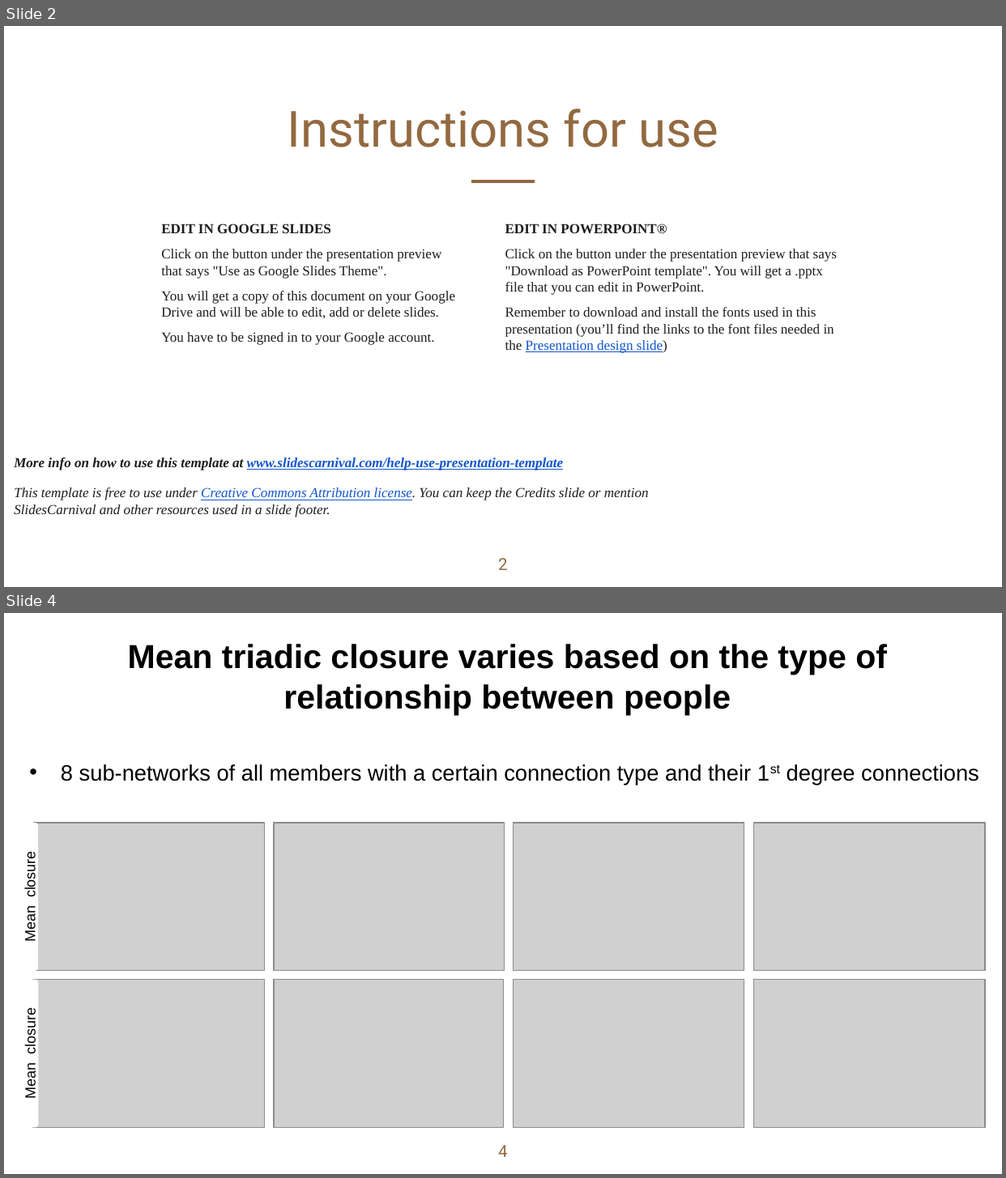
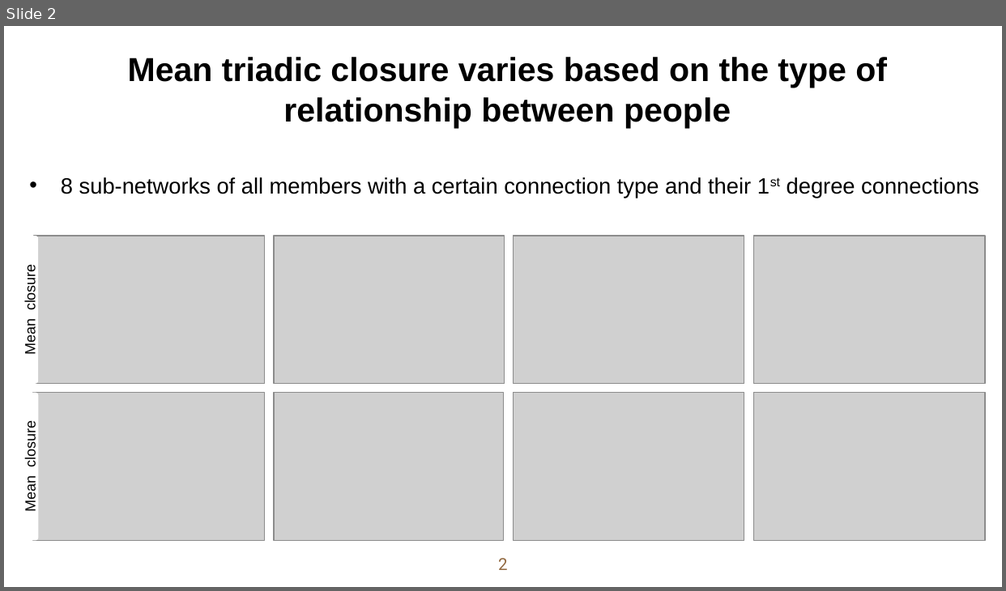
Before and after one commit to alex-luwenhui/MSBA-Team6-BaconProject, a slide deck: Mira slides.pptx. Shown one above the other, each under a label of ours: slides 2 and 4 before the commit, slide 2 after it; the slides between them are not shown. The pictures are 1006x1178 and 1006x591 pixels, drawn with LibreOffice and Linux fonts; fonts in the diff are those of the drawing; grey boxes stand for pictures; background and template pictures are left out. Boxes give left, top, right and bottom in pixels: in the first picture for what was removed or moved away, otherwise in the second. Text is boxed around its words. In the diff, an @@ line names an element or a change of style, - is before the commit and + after.

```diff
--- a/Mira slides.pptx
+++ b/Mira slides.pptx
@@ slide 2 removed at [4,26,1002,587], background picture (left out) @@
@@ title removed at [288,109,718,148] @@
-Instructions for use
@@ line removed from (471, 182) to (535, 182) @@
@@ text removed at [161,224,455,345] @@
-EDIT IN GOOGLE SLIDES
-Click on the button under the presentation preview that says "Use as Google Slides Theme".
-You will get a copy of this document on your Google Drive and will be able to edit, add or delete slides.
-You have to be signed in to your Google account.
@@ text removed at [505,224,837,353] @@
-EDIT IN POWERPOINT®
-Click on the button under the presentation preview that says "Download as PowerPoint template". You will get a .pptx file that you can edit in PowerPoint.
-Remember to download and install the fonts used in this presentation (you’ll find the links to the font files needed in the Presentation design slide)
@@ text removed at [14,458,649,518] @@
-More info on how to use this template at www.slidescarnival.com/help-use-presentation-template
-This template is free to use under Creative Commons Attribution license. You can keep the Credits slide or mention SlidesCarnival and other resources used in a slide footer.
@@ page number removed at [498,558,508,570] @@
-2
@@ what was slide 4 is now slide 2 @@
@@ page number at [498,558,508,570]: text changed @@
-4
+2
```
Also in this commit, not shown: 2 slides changed, 1 slide added, 3 other slides removed, 2 other files.
